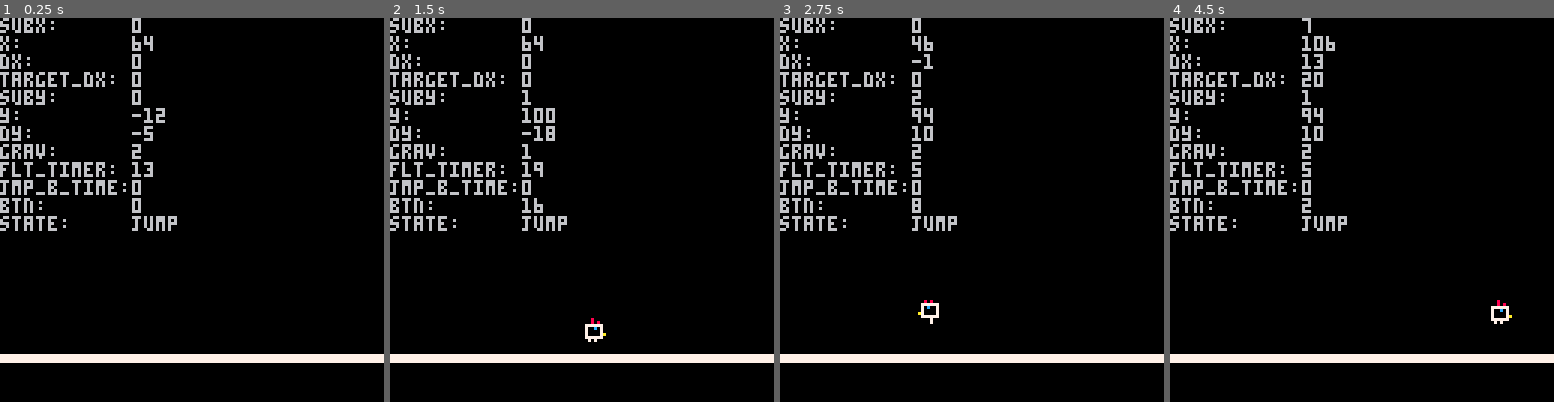
Above: before the commit, frames 1-4 (left to right).
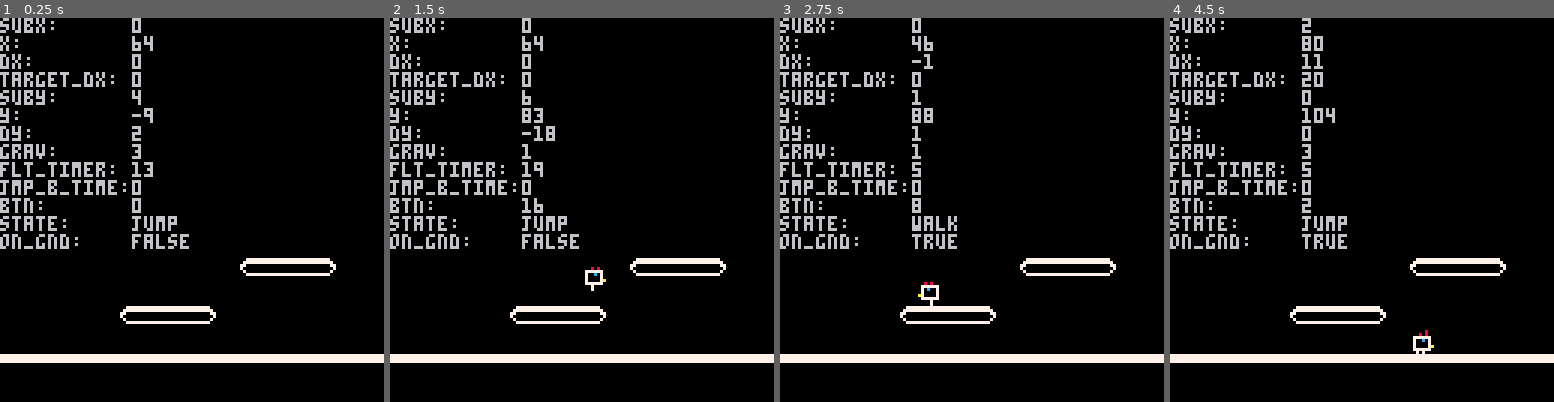
Above: after the commit, the same moments.

Repository: jmcarlson0320/chicken
Game: PICO-8 cartridge chicken.p8
The game is run twice, just before and just after one commit, with the same random seed, the same clock (stepped at 60 frames per second) and the same inputs.
Inputs (mouse positions are in pixels of both pictures, inside the frame that each line leads up to):
- Up to frame 1 (0.25 s): no input
- Up to frame 2 (1.5 s): tap O (Z key) at 0.33, 0.7, 1.43 s; click (459, 121) at 0.67 s; tap X (X key) at 1.07 s; click (520, 267) at 1.22 s
- Up to frame 3 (2.75 s): click (975, 114) at 1.77 s; hold Left 1.97-2.37 s; tap X (X key) at 2.07, 2.4, 2.73 s; tap O (Z key) at 2.22 s; click (1037, 259) at 2.32 s; hold Down from 2.42 s (still down)
- Up to frame 4 (4.5 s): release Down at 2.82 s; click (1492, 106) at 2.87 s; hold Right 2.87-3.53 s; tap X (X key) every 0.33 s from 3.07 to 4.4 s; tap O (Z key) at 3.1, 3.98 s; click (1254, 256) at 3.42 s; hold Up 3.58-4.08 s; click (1315, 102) at 3.97 s; hold Right from 4.13 s (still down)

The runs differ from the first frame. In frame 1, 2.1% of the frame differs, in the area x 0-88%, y 18-80%; in frame 2, 2.3%; in frame 3, 2.3%; in frame 4, 2.6%, in the area x 0-90%, y 1-88%.

Commit message:
Fall state

Diff:
--- a/chicken.p8
+++ b/chicken.p8
@@ -9,7 +9,7 @@
 RUN_SPEED = 36
 WORLD_GRAVITY = 1
 JUMP_GRAVITY = 1
-FALL_GRAVITY = 2
+FALL_GRAVITY = 3
 JUMP_SPEED = 20
 JUMP_BUFFER_TIME = 8
 
@@ -72,6 +72,7 @@
 		gravity = WORLD_GRAVITY,
 		float_timer = 0,
 		jump_buffer_timer = JUMP_BUFFER_TIME,
+		on_ground = true,
 		state = "idle",
 		current_animation = "standing",
 		animations = {
@@ -161,6 +162,10 @@
 			p.target_speed = CRAWL_SPEED
 			p.current_animation = "sitting"
 			p.state = "crawl"
+		end
+		if not p.on_ground then
+			p.gravity = FALL_GRAVITY
+			p.state = "fall"
 		end
 		if btnp(4) or p.jump_buffer_timer > 0 then
 			p.dy = -JUMP_SPEED
@@ -229,11 +234,24 @@
 			p.current_animation = "walking"
 			p.state = "walk"
 		end
+	elseif p.state == "fall" then
+		if btnp(4) then
+			p.jump_buffer_timer = JUMP_BUFFER_TIME
+		end
+		if p.on_ground and (btnp(4) or p.jump_buffer_timer > 0) and btn(5) then
+			p.dy = -JUMP_SPEED
+			p.on_ground = false
+			p.gravity = JUMP_GRAVITY
+			p.target_speed = RUN_SPEED
+			p.float_timer = 20
+		elseif p.on_ground then
+			p.gravity = WORLD_GRAVITY
+			p.current_animation = "walking"
+			p.state = "walk"
+		end
 	end
 
 	-- X movement
-	--	vel += acc
-	--	pos += vel
 	p.target_dx = move_dir * p.target_speed
 	if p.target_dx - p.dx ~= 0 then
 		local acc = sgn(p.target_dx - p.dx)
@@ -252,7 +270,6 @@
 	if p.x > 127 then p.x = -7 end
 
 	--Y movement
-	--	only gravity
 	p.dy += p.gravity
 
 	move_y(p)
@@ -278,6 +295,7 @@
 		print("jmp_b_time:"..p.jump_buffer_timer)
 		print("btn:       "..btn())
 		print("state:     "..p.state)
+		print("on_gnd:    "..tostr(p.on_ground))
 	end
 end
 
@@ -310,12 +328,13 @@
 			if not collide_map(obj.x, obj.y + sign) then
 				obj.y += sign
 				move_y -= sign
+				obj.on_ground = false
 			else
 				if obj.dy > 0 then
 					obj.on_ground = true
-					obj.dy = 0
-					obj.sub_y = 0
 				end
+				obj.dy = 0
+				obj.sub_y = 0
 				break
 			end
 		end
@@ -407,8 +426,8 @@
 0000000000000000000000000000000000000000000000000000000000000000000000000000000000000000000000000000000000000000000000000000000000000000000000000000000000000000000000000000000000000000000000000000000000000000000000000000000000000000000000000000000000000000
 0000000000000000000000000000000000000000000000000000000000000000000000000000000000000000000000000000000000000000000000000000000000000000000000000000000000000000000000000000000000000000000000000000000000000000000000000000000000000000000000000000000000000000
 0000000000000000000000000000000000000000000000000000000000000000000000000000000000000000000000000000000000000000000000000000000000000000000000000000000000000000000000000000000000000000000000000000000000000000000000000000000000000000000000000000000000000000
-0000000000000000000000000000000000000000000000000000000000000000000000000000000000000000000000000000000000000000000000000000000000000000000000000000000000000000000000000000000000000000000000000000000000000000000000000000000000000000000000000000000000000000
-0000000000000000000000000000000000000000000000000000000000000000000000000000000000000000000000000000000000000000000000000000000000000000000000000000000000000000000000000000000000000000000000000000000000000000000000000000000000000000000000000000000000000000
-0000000000000000000000000000000000000000000000000000000000000000000000000000000000000000000000000000000000000000000000000000000000000000000000000000000000000000000000000000000000000000000000000000000000000000000000000000000000000000000000000000000000000000
+0000000000000000000004050506000000000000000000000000000000000000000000000000000000000000000000000000000000000000000000000000000000000000000000000000000000000000000000000000000000000000000000000000000000000000000000000000000000000000000000000000000000000000
+0000000000000000000000000000000000000000000000000000000000000000000000000000000000000000000000000000000000000000000000000000000000000000000000000000000000000000000000000000000000000000000000000000000000000000000000000000000000000000000000000000000000000000
+0000000000040505060000000000000000000000000000000000000000000000000000000000000000000000000000000000000000000000000000000000000000000000000000000000000000000000000000000000000000000000000000000000000000000000000000000000000000000000000000000000000000000000
 0000000000000000000000000000000000000000000000000000000000000000000000000000000000000000000000000000000000000000000000000000000000000000000000000000000000000000000000000000000000000000000000000000000000000000000000000000000000000000000000000000000000000000
 0202020202020202020202020202020200000000000000000000000000000000000000000000000000000000000000000000000000000000000000000000000000000000000000000000000000000000000000000000000000000000000000000000000000000000000000000000000000000000000000000000000000000000
Not shown, changed: todo.txt
